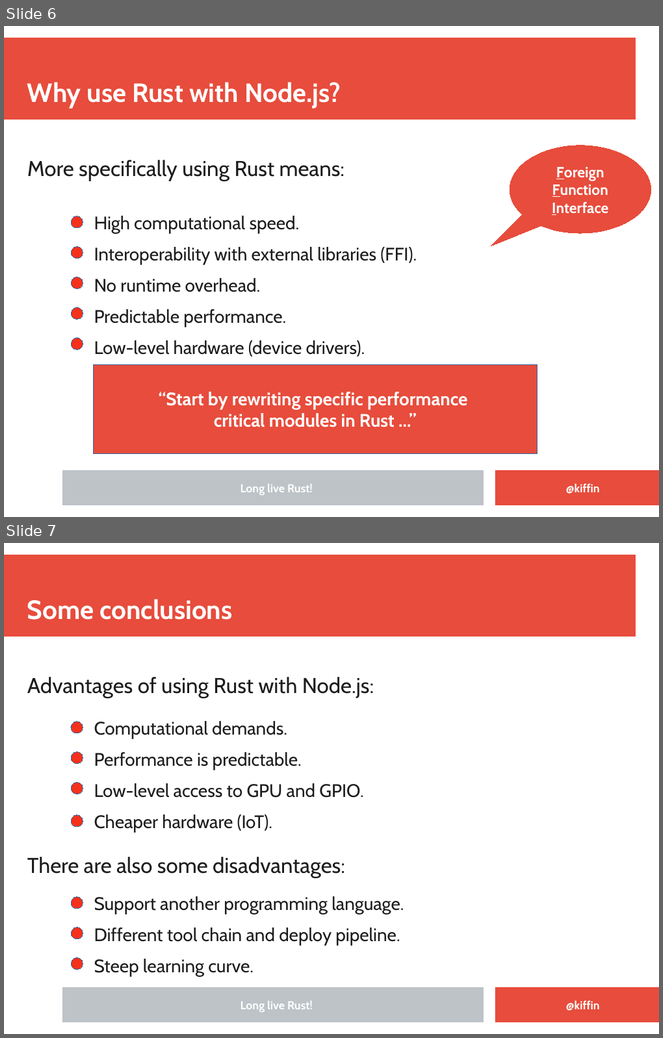
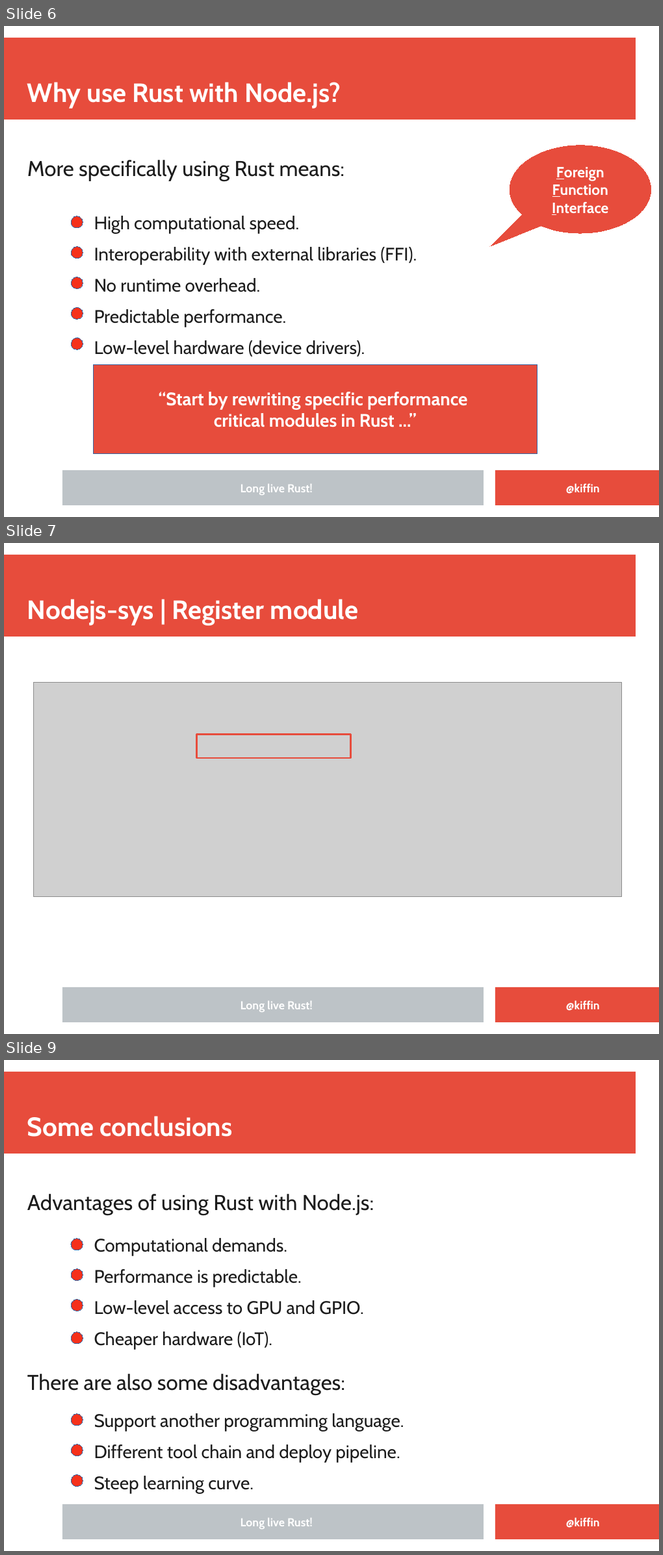
Before and after one commit to kgish/rust-node-addon-template, a slide deck: documents/Embedding-Rust-in-NodeJS-applications.odp. Shown one above the other, each under a label of ours: slides 6 and 7 before the commit, slides 6, 7 and 9 after it; the slides between them are not shown. The pictures are 663x1038 and 663x1555 pixels, drawn with LibreOffice and Linux fonts; fonts in the diff are those of the drawing; grey boxes stand for pictures; background and template pictures are left out. Boxes give left, top, right and bottom in pixels: in the first picture for what was removed or moved away, otherwise in the second. Text is boxed around its words. In the diff, an @@ line names an element or a change of style, - is before the commit and + after.

```diff
--- a/documents/Embedding-Rust-in-NodeJS-applications.odp
+++ b/documents/Embedding-Rust-in-NodeJS-applications.odp
@@ slide 7 added at (4, 543, 659, 1034), background #FFFFFF; not listed: 3 template elements that a slide beside it also shows @@
@@ title added at (27, 599, 358, 626), 32 pt, text #FFFFFF, bold @@
+Nodejs-sys | Register module
@@ picture added at (34, 683, 622, 897) @@
@@ rectangle added at (196, 735, 351, 758), outline #E74C3C 2.3 pt @@
@@ text added at (241, 1001, 313, 1012), 14 pt, text #FFFFFF, bold @@
+Long live Rust!
@@ text added at (566, 1001, 600, 1011), 14 pt, text #FFFFFF, bold @@
+@kiffin
@@ what was slide 7 is now slide 9 @@
```
Also in this commit, not shown: 1 other slide added, 1 other file.
